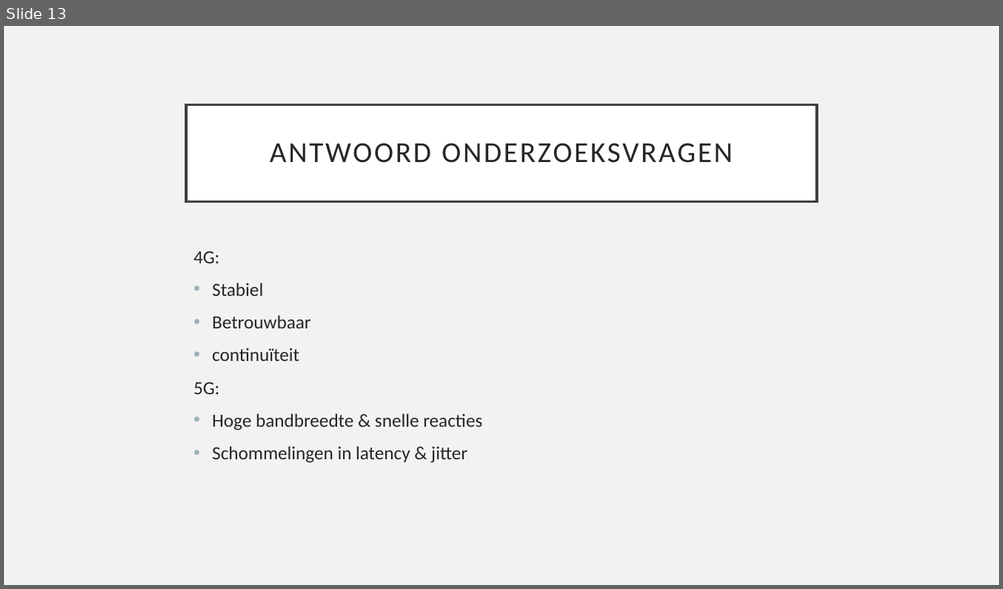
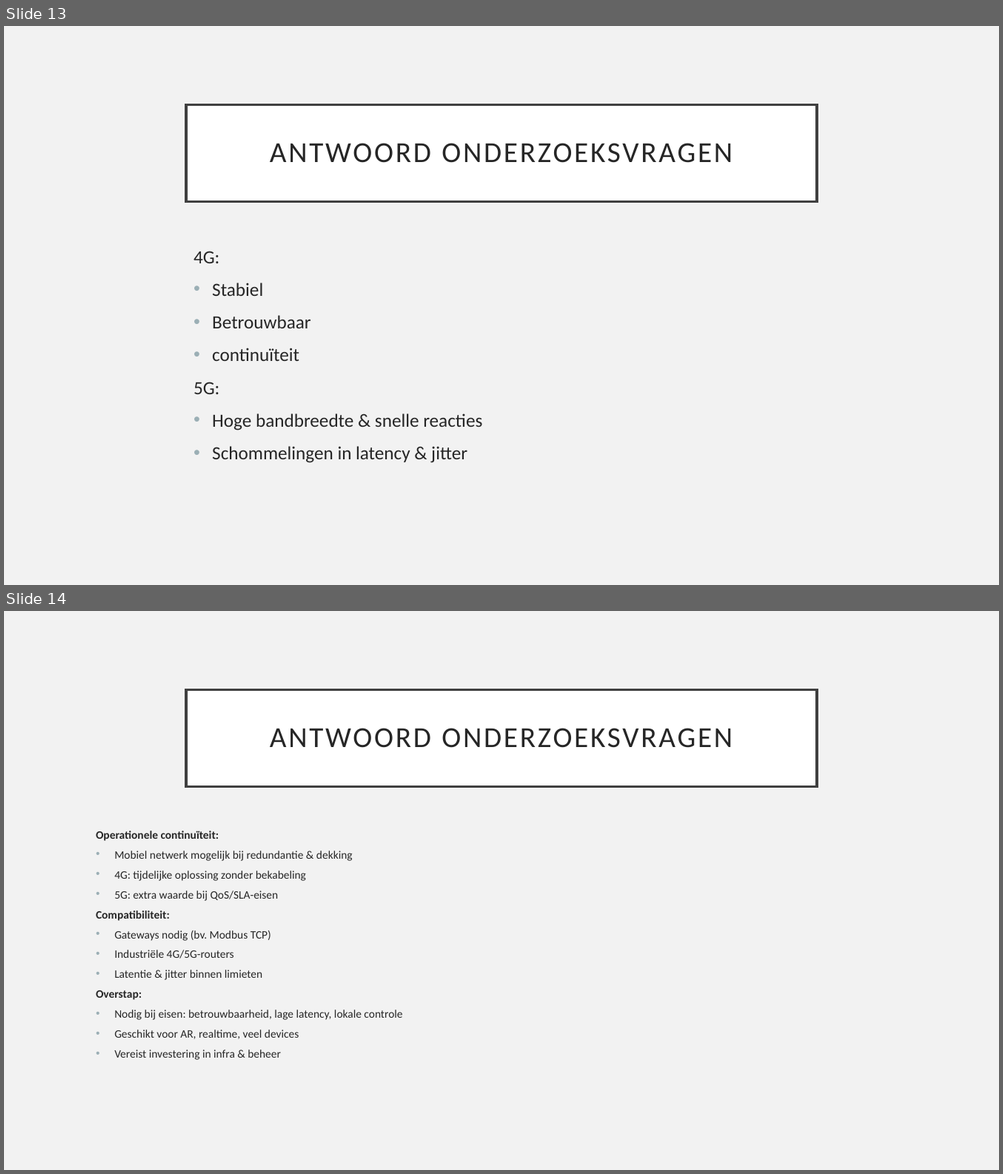
Before and after one commit to JanDeSomviele/Bachelorproef2025, a slide deck: Bachelorproef2025JanDeSomviele.odp. Shown one above the other, each under a label of ours: slide 13 before the commit, slides 13 and 14 after it. The pictures are 1003x589 and 1003x1174 pixels, drawn with LibreOffice and Linux fonts; fonts in the diff are those of the drawing. Boxes give left, top, right and bottom in pixels: in the first picture for what was removed or moved away, otherwise in the second. Text is boxed around its words. In the diff, an @@ line names an element or a change of style, - is before the commit and + after.

```diff
--- a/Bachelorproef2025JanDeSomviele.odp
+++ b/Bachelorproef2025JanDeSomviele.odp
@@ slide 14 added at (x1=4, y1=611, x2=999, y2=1170), background #F2F2F2 @@
@@ title added at (x1=186, y1=690, x2=817, y2=787), fill #FFFFFF, outline #404040 2.49 pt, 28 pt, text #262626 @@
+ANTWOORD ONDERZOEKSVRAGEN
@@ text added at (x1=96, y1=831, x2=402, y2=1060), 11 pt, text #262626 @@
+Operationele continuïteit:
+• Mobiel netwerk mogelijk bij redundantie & dekking
+• 4G: tijdelijke oplossing zonder bekabeling
+• 5G: extra waarde bij QoS/SLA-eisen
+Compatibiliteit:
+• Gateways nodig (bv. Modbus TCP)
+• Industriële 4G/5G-routers
+• Latentie & jitter binnen limieten
+Overstap:
+• Nodig bij eisen: betrouwbaarheid, lage latency, lokale controle
+• Geschikt voor AR, realtime, veel devices
+• Vereist investering in infra & beheer
```
Also in this commit, not shown: 2 slides changed, 1 slide removed, 1 other file.
